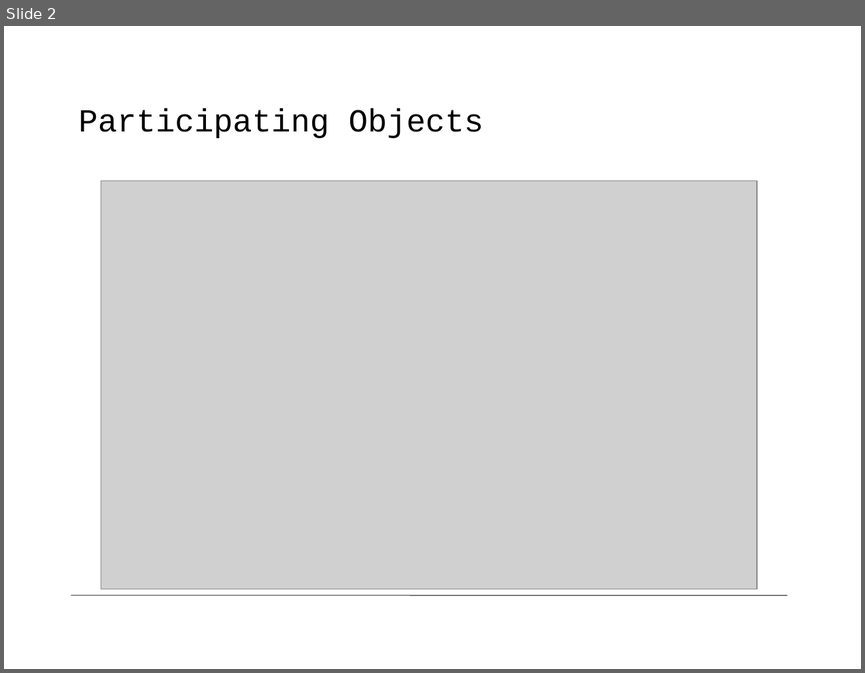
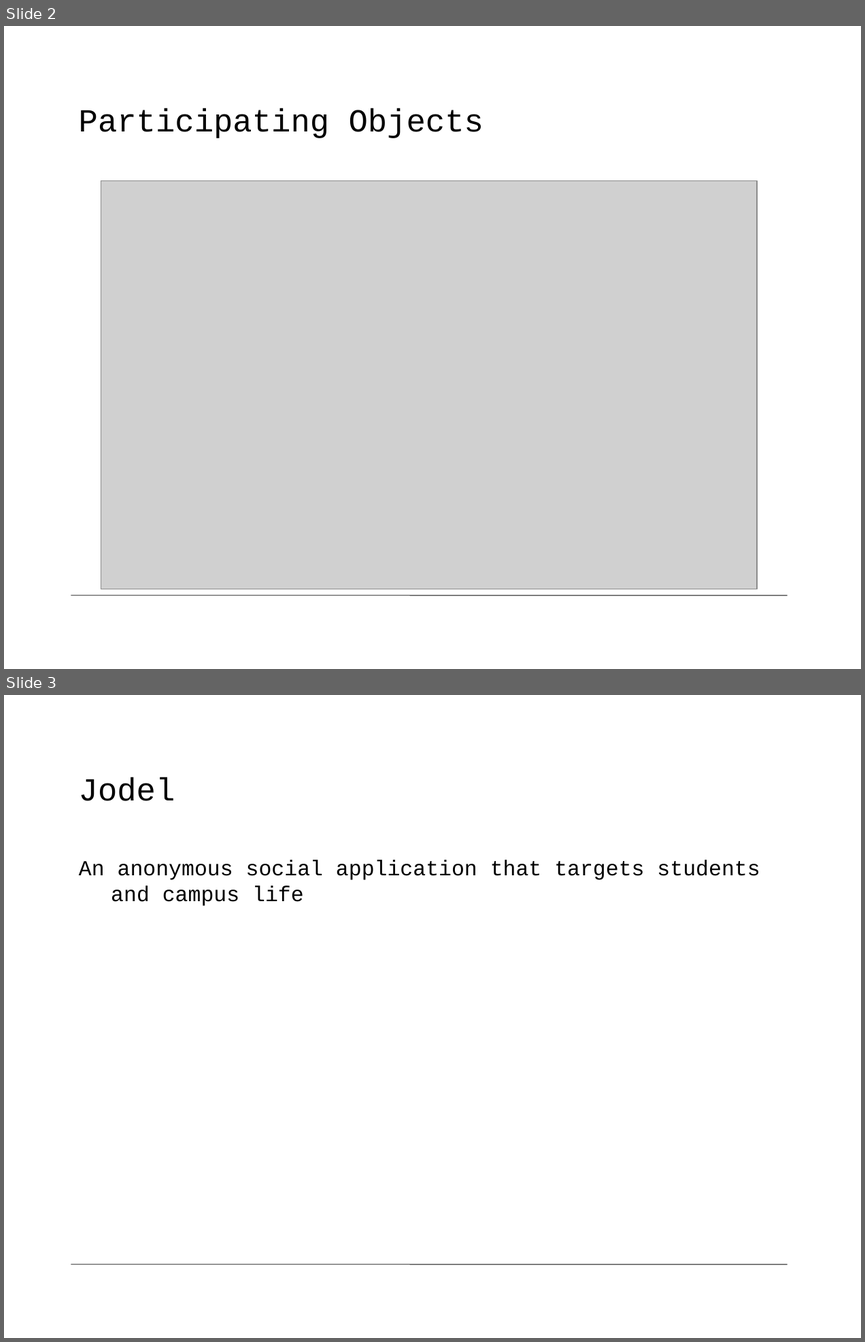
Before and after one commit to legendmcdonald/2DV603, a slide deck: JodelAlert.pptx. Shown one above the other, each under a label of ours: slide 2 before the commit, slides 2 and 3 after it. The pictures are 865x673 and 865x1342 pixels, drawn with LibreOffice and Linux fonts; fonts in the diff are those of the drawing; grey boxes stand for pictures; background and template pictures are left out. Boxes give left, top, right and bottom in pixels: in the first picture for what was removed or moved away, otherwise in the second. Text is boxed around its words. In the diff, an @@ line names an element or a change of style, - is before the commit and + after.

```diff
--- a/JodelAlert.pptx
+++ b/JodelAlert.pptx
@@ slide 3 added at (4,695,861,1338), background #FFFFFF; not listed: 1 template element that a slide beside it also shows @@
@@ title added at (79,777,175,801), 27 pt, text #000000 @@
+Jodel
@@ text added at (79,860,759,906), 18 pt, text #000000 @@
+An anonymous social application that targets students and campus life
```
Also in this commit, not shown: 1 other slide added, 2 other files.
